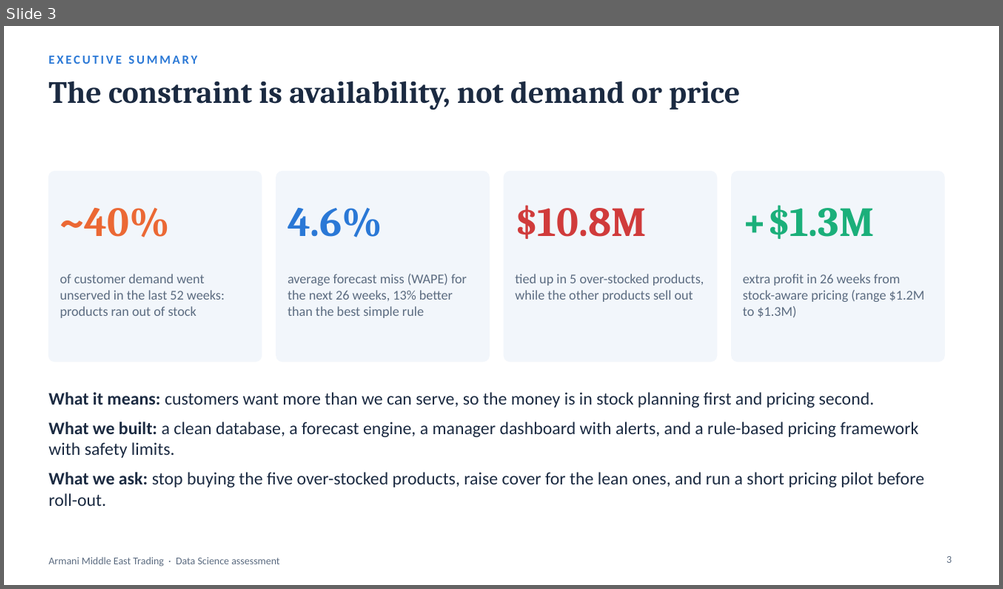
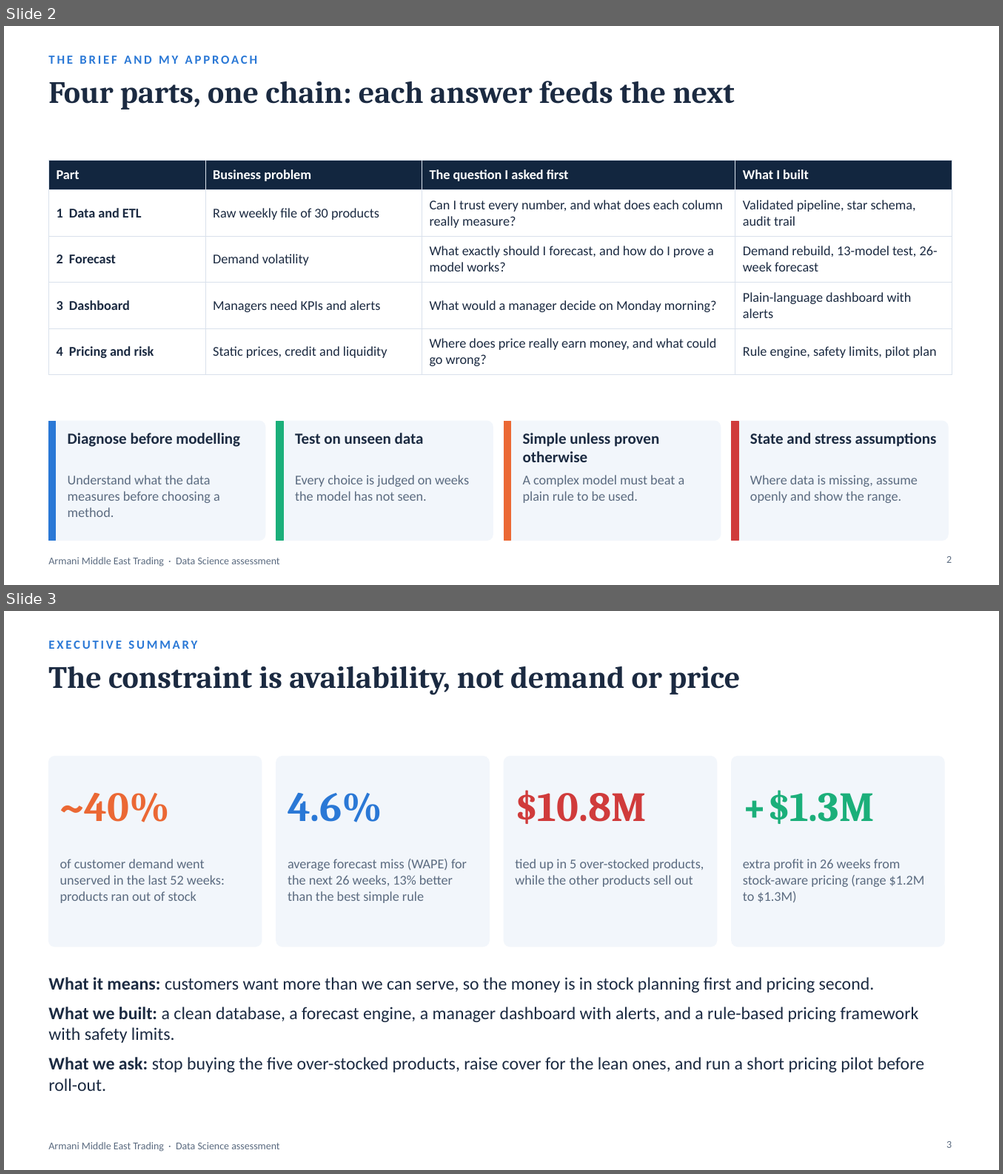
Before and after one commit to hrnademi/Technical_Assessment_HamidrezaNademi, a slide deck: Armani_Data_Science_Presentation.pptx. Shown one above the other, each under a label of ours: slide 3 before the commit, slides 2 and 3 after it. The pictures are 1003x589 and 1003x1174 pixels, drawn with LibreOffice and Linux fonts; fonts in the diff are those of the drawing. Boxes give left, top, right and bottom in pixels: in the first picture for what was removed or moved away, otherwise in the second. Text is boxed around its words. In the diff, an @@ line names an element or a change of style, - is before the commit and + after.

```diff
--- a/Armani_Data_Science_Presentation.pptx
+++ b/Armani_Data_Science_Presentation.pptx
@@ slide 2 added at [4, 26, 999, 585], background #FFFFFF; not listed: 1 template element that a slide beside it also shows @@
@@ text added at [48, 56, 257, 64], 12 pt, text #2A78D6, bold @@
+THE BRIEF AND MY APPROACH
@@ title added at [48, 81, 734, 110], 30 pt, text #1B2A41, bold @@
+Four parts, one chain: each answer feeds the next
@@ table added at [48, 160, 951, 369], 5 rows, 4 columns @@
+Part | Business problem | The question I asked first | What I built
+1 Data and ETL | Raw weekly file of 30 products | Can I trust every number, and what does each column really measure? | Validated pipeline, star schema, audit trail
+2 Forecast | Demand volatility | What exactly should I forecast, and how do I prove a model works? | Demand rebuild, 13-model test, 26-week forecast
+3 Dashboard | Managers need KPIs and alerts | What would a manager decide on Monday morning? | Plain-language dashboard with alerts
+4 Pricing and risk | Static prices, credit and liquidity | Where does price really earn money, and what could go wrong? | Rule engine, safety limits, pilot plan
@@ rounded rectangle added at [48, 421, 265, 541], fill #F2F6FB, outline #F2F6FB 1 pt @@
@@ rectangle added at [48, 421, 56, 541], fill #2A78D6, outline #2A78D6 1 pt @@
@@ rounded rectangle added at [276, 421, 492, 541], fill #F2F6FB, outline #F2F6FB 1 pt @@
@@ rectangle added at [276, 421, 283, 541], fill #1BAF7A, outline #1BAF7A 1 pt @@
@@ rounded rectangle added at [504, 421, 720, 541], fill #F2F6FB, outline #F2F6FB 1 pt @@
@@ rectangle added at [504, 421, 511, 541], fill #EB6834, outline #EB6834 1 pt @@
@@ rounded rectangle added at [731, 421, 948, 541], fill #F2F6FB, outline #F2F6FB 1 pt @@
@@ rectangle added at [731, 421, 738, 541], fill #D03B3B, outline #D03B3B 1 pt @@
@@ text added at [68, 433, 240, 447], 15 pt, text #1B2A41, bold @@
+Diagnose before modelling
@@ text added at [295, 433, 424, 444], 15 pt, text #1B2A41, bold @@
+Test on unseen data
@@ text added at [523, 433, 659, 463], 15 pt, text #1B2A41, bold @@
+Simple unless proven otherwise
@@ text added at [750, 433, 936, 447], 15 pt, text #1B2A41, bold @@
+State and stress assumptions
@@ text added at [68, 475, 220, 517], 13 pt, text #5B6B80 @@
+Understand what the data measures before choosing a method.
@@ text added at [295, 475, 469, 501], 13 pt, text #5B6B80 @@
+Every choice is judged on weeks the model has not seen.
@@ text added at [523, 475, 685, 503], 13 pt, text #5B6B80 @@
+A complex model must beat a plain rule to be used.
@@ text added at [750, 475, 917, 503], 13 pt, text #5B6B80 @@
+Where data is missing, assume openly and show the range.
@@ page number added at [946, 557, 951, 563], 10 pt, text #5B6B80 @@
+2
```
Also in this commit, not shown: 8 slides changed, 4 other slides added, 5 slides removed, 1 other file.
